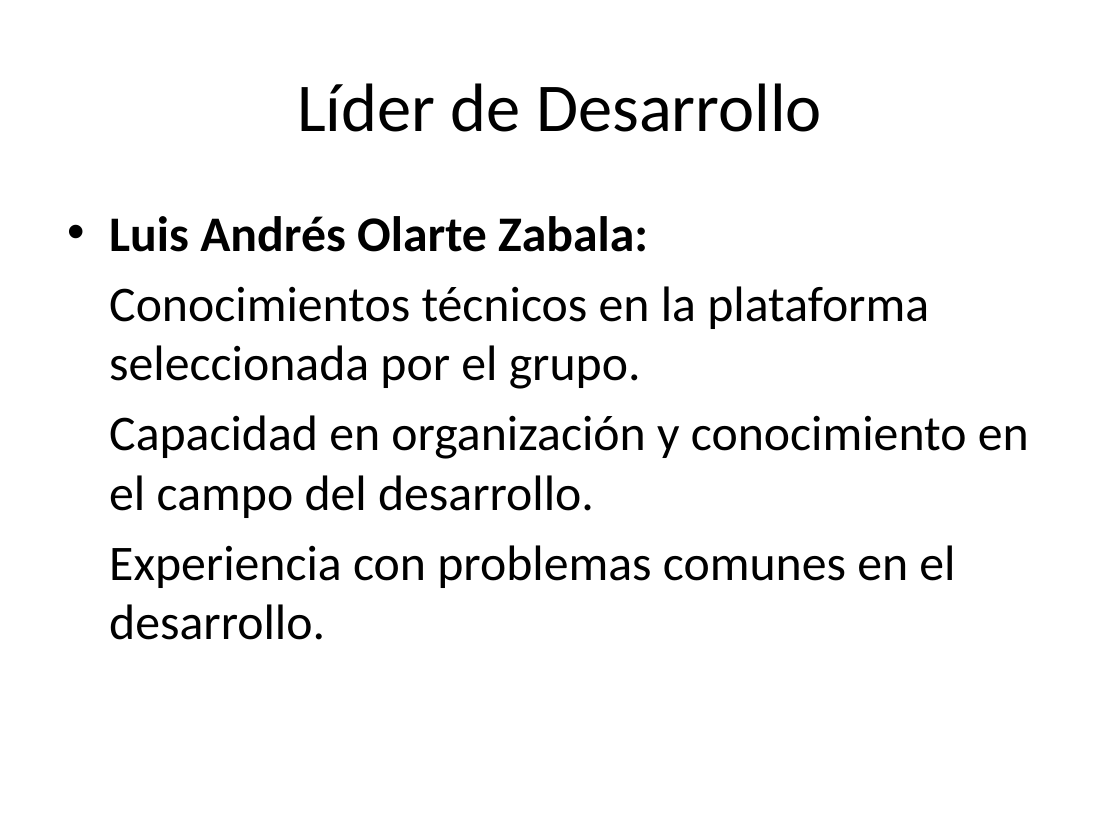
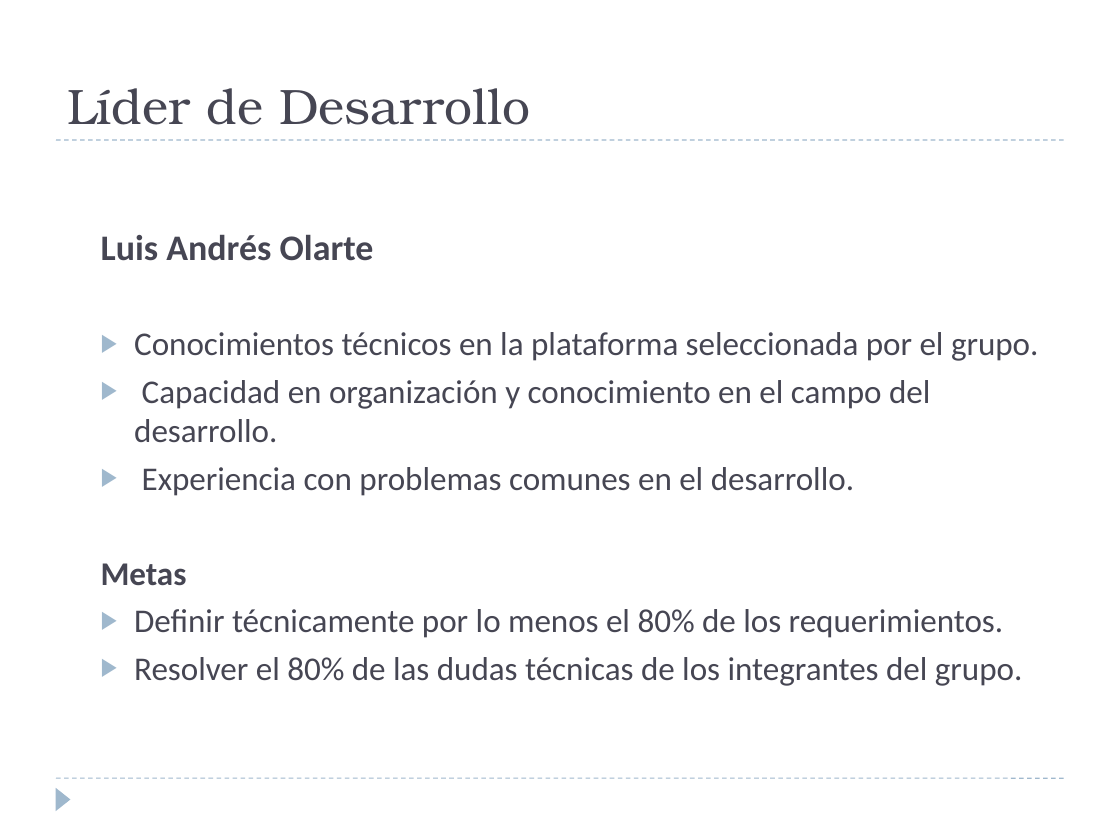
Before and after one commit to heberjp/proyecto-tsp-sistema-comidas-rapidas, a slide deck: slide 14 of 1 - Planeacion/2 - Estrategia/Vison General TCP.pptx (slide 13 before the commit). Drawn at 1120x840 pixels with LibreOffice and Linux fonts; fonts in the diff are those of the drawing. Boxes give left, top, right and bottom in pixels: in the first picture for what was removed or moved away, otherwise in the second. Text is boxed around its words. In the diff, an @@ line names an element or a change of style, - is before the commit and + after.

```diff
--- a/1 - Planeacion/2 - Estrategia/Vison General TCP.pptx
+++ b/1 - Planeacion/2 - Estrategia/Vison General TCP.pptx
@@ title "Líder de Desarrollo": place and size @@
-title "Líder de Desarrollo" at [297,83,822,132]
+title "Líder de Desarrollo" at [67,88,530,125]
@@ title "Líder de Desarrollo" at [67,88,530,125]: size 44 to 32 pt, font Calibri to TeX Gyre Bonum, text colour #000000 to #464653; alignment centre to left; vertical alignment middle to bottom @@
@@ text "Luis Andrés Olarte": place and size @@
-text "Luis Andrés Olarte" at [109,216,1029,640]
+text "Luis Andrés Olarte" at [101,234,1038,686]
@@ text "Luis Andrés Olarte" at [101,234,1038,686]: vertical alignment top to middle @@
@@ line added from (56, 140) to (1064, 140), #9FB8CD 0.75 pt dashed @@
@@ text at [101,234,374,261]: text changed; size 32 to 23.1 pt; text colour #000000 to #464653 @@
-• Luis Andrés Olarte Zabala:
+  Luis Andrés Olarte
@@ text at [134,332,1038,496]: size 32 to 21.3 pt, text colour #000000 to #464653 in "Conocimientos técnicos en la plataforma seleccionada por ...", "Capacidad en organización y conocimiento en el ...", "Experiencia con problemas comunes en el desarrollo."; bullet none to ▶; list level 1 to 2 in "Conocimientos técnicos en la plataforma ..."; list level 1 to 2 in "Capacidad en organización y conocimiento ..."; list level 1 to 2 in "Experiencia con problemas comunes en ..." @@
@@ text at [101,563,1023,686]: paragraphs added @@
+  Metas
+  ▶ Definir técnicamente por lo menos el 80% de los requerimientos.
+  ▶ Resolver el 80% de las dudas técnicas de los integrantes del grupo.
@@ line added from (56, 778) to (1064, 778), #9FB8CD 0.75 pt dashed @@
@@ triangle added at [56,787,71,811], fill #9FB8CD @@
```
Also in this commit, not shown: 10 other slides changed, 9 slides added, 7 slides removed.
